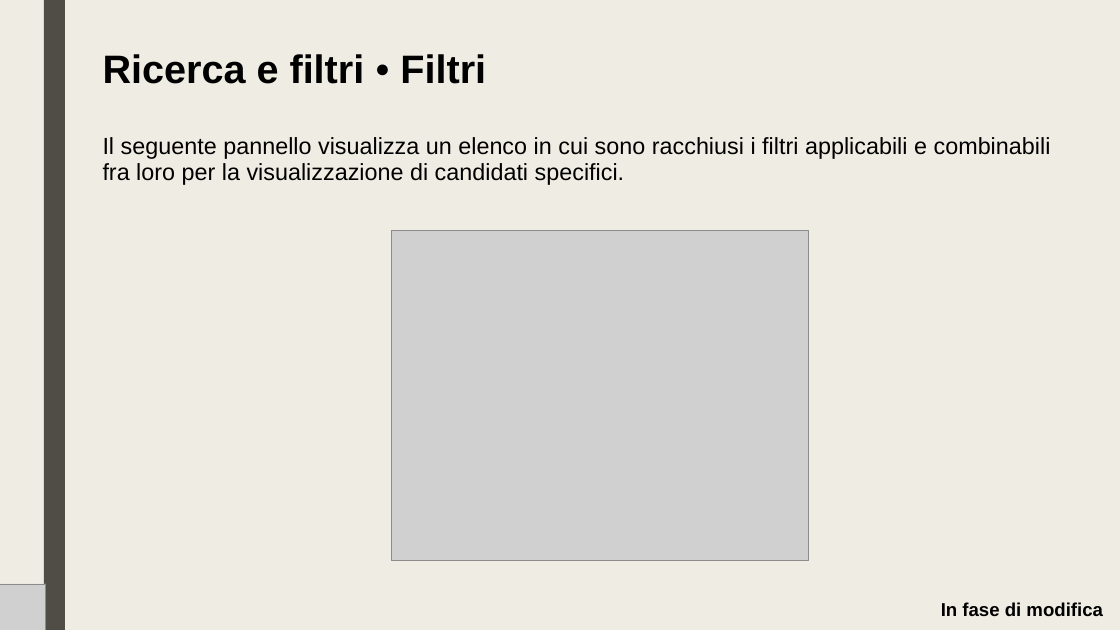
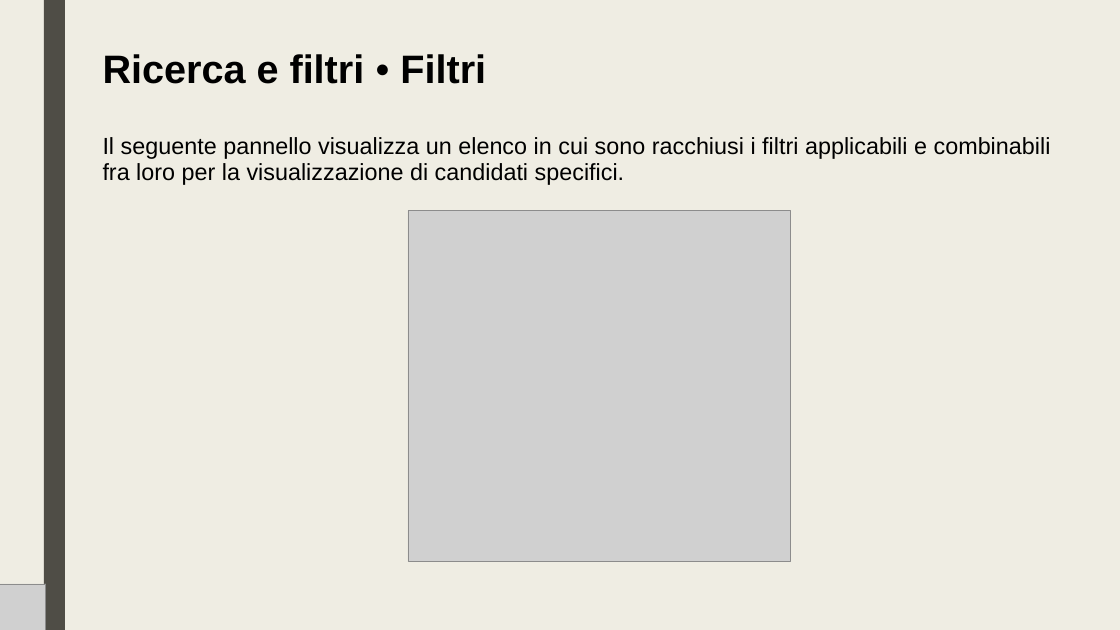
Before and after one commit to lt-scuolalavoro/suit, a slide deck: slide 6 of resources/IT - Suit Database.pptx. Drawn at 1120x630 pixels with LibreOffice and Linux fonts; fonts in the diff are those of the drawing; grey boxes stand for pictures. Boxes give left, top, right and bottom in pixels: in the first picture for what was removed or moved away, otherwise in the second. Text is boxed around its words. In the diff, an @@ line names an element or a change of style, - is before the commit and + after.

```diff
--- a/resources/IT - Suit Database.pptx
+++ b/resources/IT - Suit Database.pptx
@@ picture: place and size @@
-picture at [392,231,808,561]
+picture at [408,211,791,561]
@@ text removed at [941,602,1103,617] @@
-In fase di modifica
```
Also in this commit, not shown: 8 other slides changed, 1 slide added, 3 other files.
